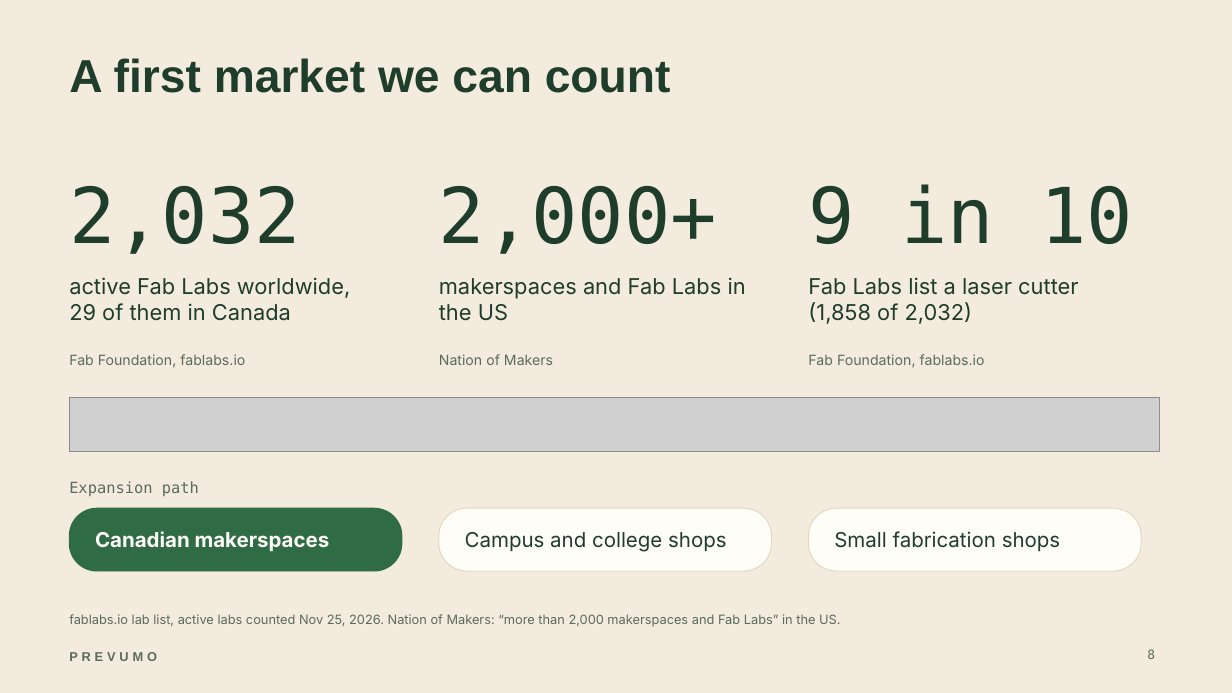
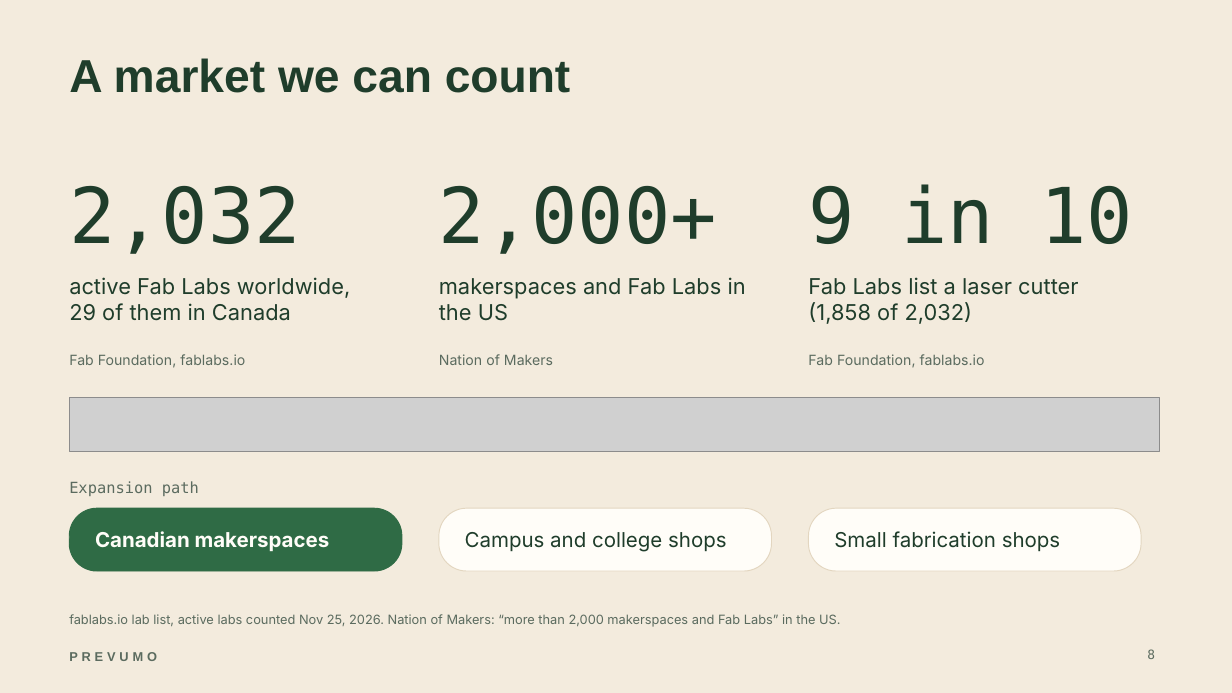
Before and after one commit to WAHB22/wahbs-world, a slide deck: slide 8 of prevumo/deliverables/final/PREVUMO-final.pptx. Drawn at 1232x693 pixels with LibreOffice and Linux fonts; fonts in the diff are those of the drawing; grey boxes stand for pictures; background and template pictures are left out. Boxes give left, top, right and bottom in pixels: in the first picture for what was removed or moved away, otherwise in the second. Text is boxed around its words. In the diff, an @@ line names an element or a change of style, - is before the commit and + after.

```diff
--- a/prevumo/deliverables/final/PREVUMO-final.pptx
+++ b/prevumo/deliverables/final/PREVUMO-final.pptx
@@ title at box(69, 58, 571, 93): text changed @@
-A first market we can count
+A market we can count
```
Also in this commit, not shown: 9 other slides changed, 17 other files.
